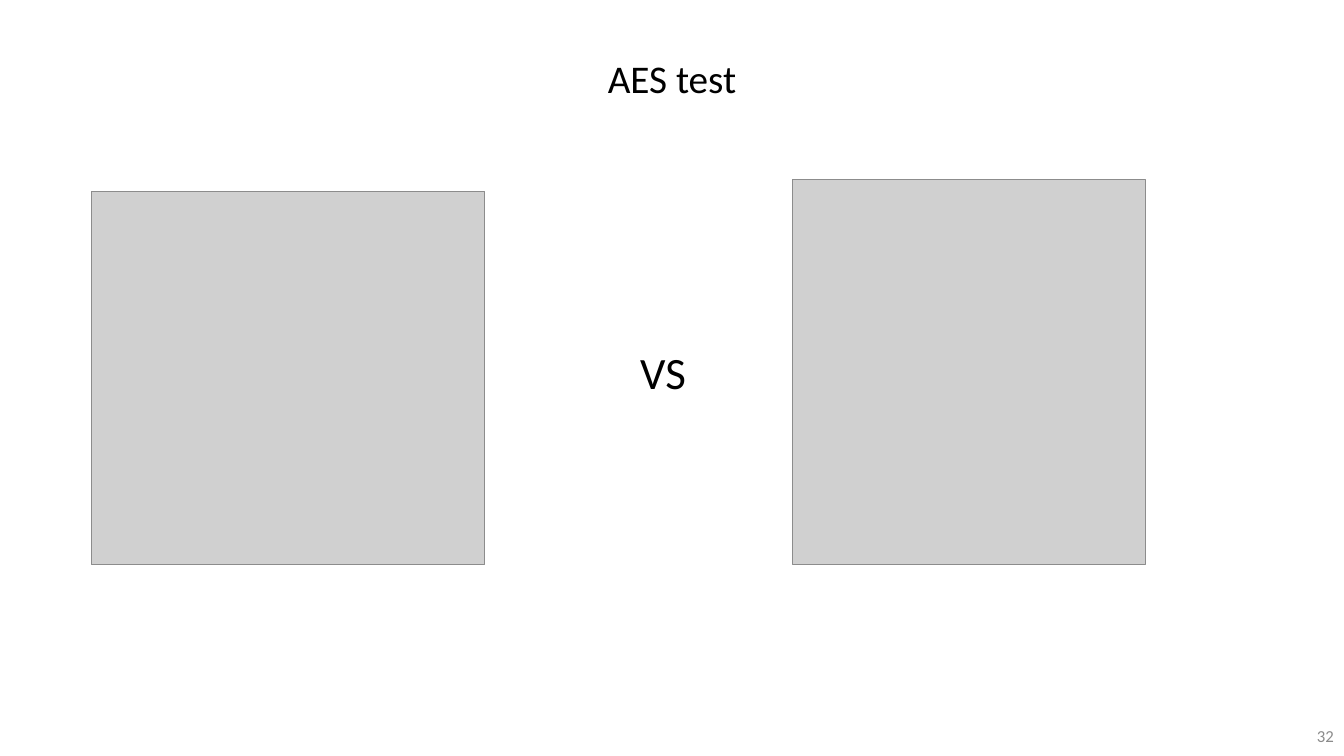
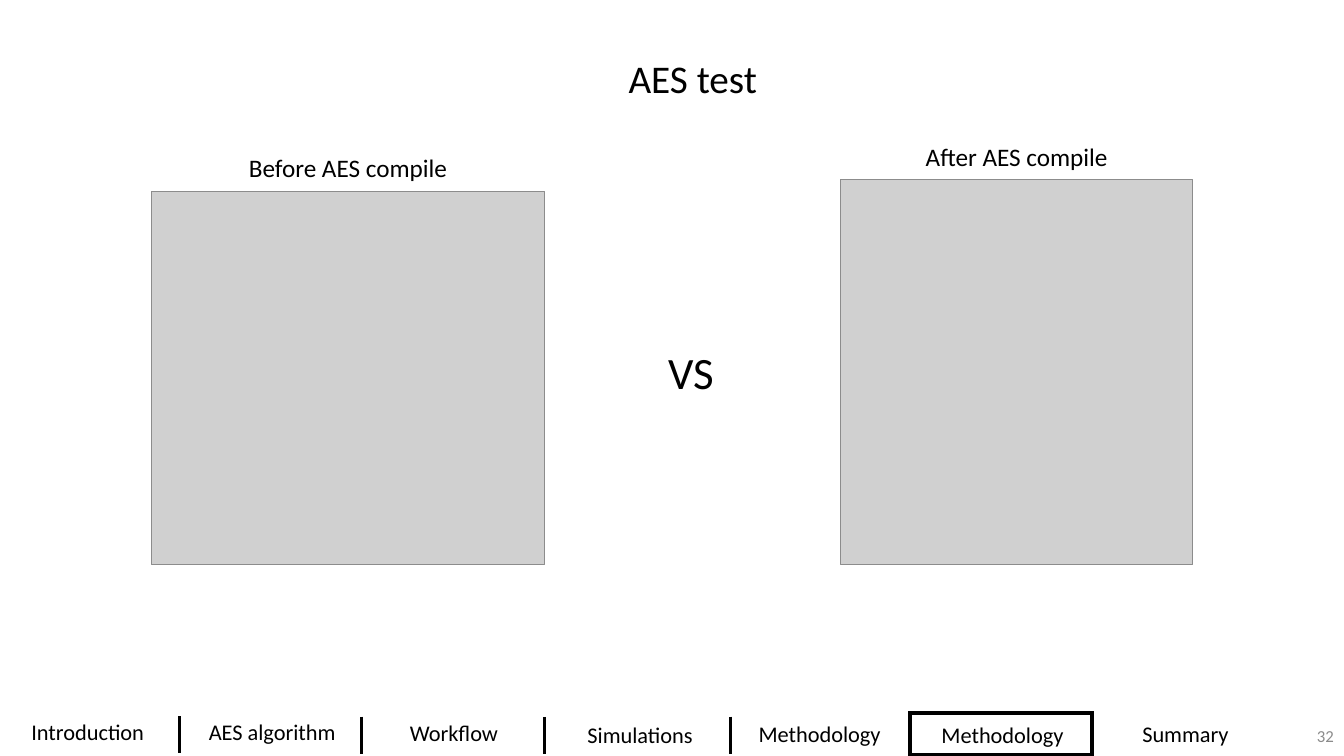
Before and after one commit to DavidDanD/PULPenix_AES, a slide deck: slide 32 of David and Dolev - Final Presentation5.pptx. Drawn at 1344x756 pixels with LibreOffice and Linux fonts; fonts in the diff are those of the drawing; grey boxes stand for pictures; background and template pictures are left out. Boxes give left, top, right and bottom in pixels: in the first picture for what was removed or moved away, otherwise in the second. Text is boxed around its words. In the diff, an @@ line names an element or a change of style, - is before the commit and + after.

```diff
--- a/David and Dolev - Final Presentation5.pptx
+++ b/David and Dolev - Final Presentation5.pptx
@@ text "AES test": place and size @@
-text "AES test" at (608, 67, 736, 94)
+text "AES test" at (629, 67, 757, 94)
@@ text added at (926, 148, 1107, 170), 18 pt, text #000000 @@
+After AES compile
@@ text added at (249, 159, 447, 181), 18 pt, text #000000 @@
+Before AES compile
@@ picture: place and size @@
-picture at (793, 179, 1145, 565)
+picture at (841, 179, 1193, 565)
@@ picture: place and size @@
-picture at (92, 192, 486, 565)
+picture at (151, 192, 545, 565)
@@ text "VS": place and size @@
-text "VS" at (640, 360, 686, 390)
+text "VS" at (668, 360, 714, 390)
@@ line added from (179, 716) to (179, 753), #000000 2.25 pt @@
@@ line added from (362, 717) to (362, 754), #000000 2.25 pt @@
@@ line added from (544, 717) to (544, 754), #000000 2.25 pt @@
@@ line added from (730, 717) to (730, 754), #000000 2.25 pt @@
@@ line added from (909, 716) to (909, 753), #000000 2.25 pt @@
@@ rectangle added at (910, 713, 1092, 755), outline #000000 3 pt @@
@@ line added from (1093, 716) to (1093, 753), #000000 2.25 pt @@
@@ text added at (31, 724, 144, 740), 16 pt, text #000000 @@
+Introduction
@@ text added at (209, 724, 336, 744), 16 pt, text #000000 @@
+AES algorithm
@@ text added at (410, 725, 498, 741), 16 pt, text #000000 @@
+Workflow
@@ text added at (587, 727, 692, 743), 16 pt, text #000000 @@
+Simulations
@@ text added at (759, 726, 881, 746), 16 pt, text #000000 @@
+Methodology
@@ text added at (941, 727, 1063, 747), 16 pt, text #000000 @@
+Methodology
@@ text added at (1142, 727, 1228, 746), 16 pt, text #000000 @@
+Summary
```
Also in this commit, not shown: 32 other slides changed, 1 slide added, 1 slide removed, 1 other file.
